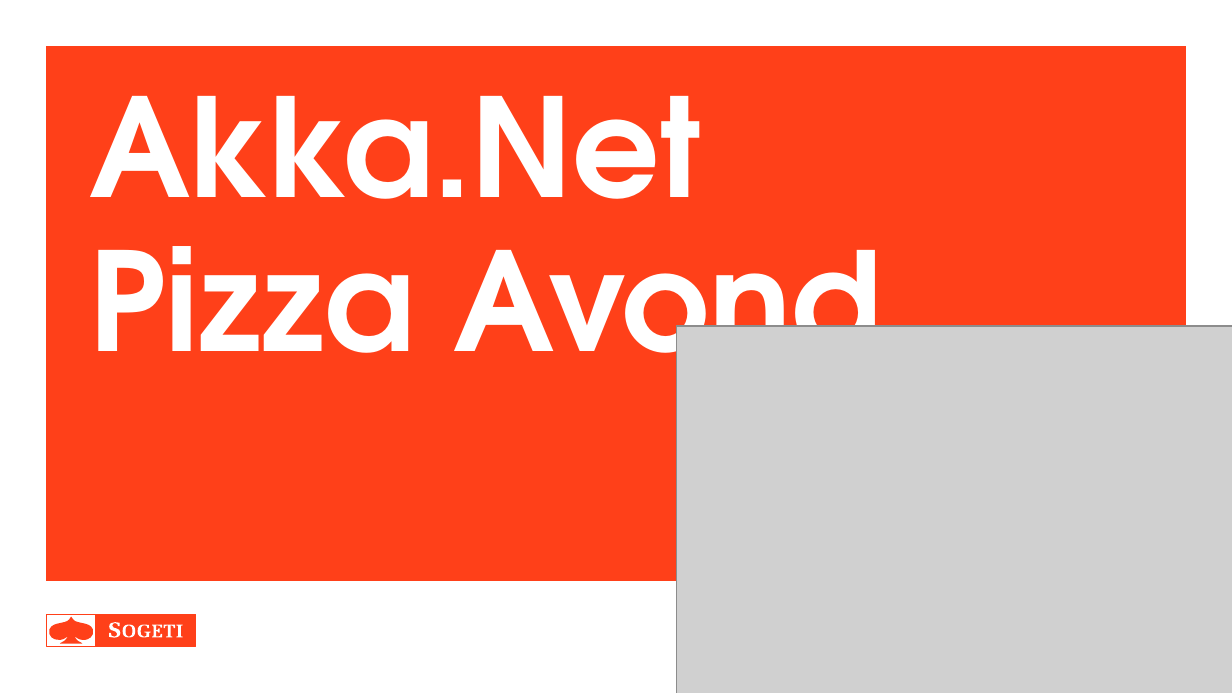
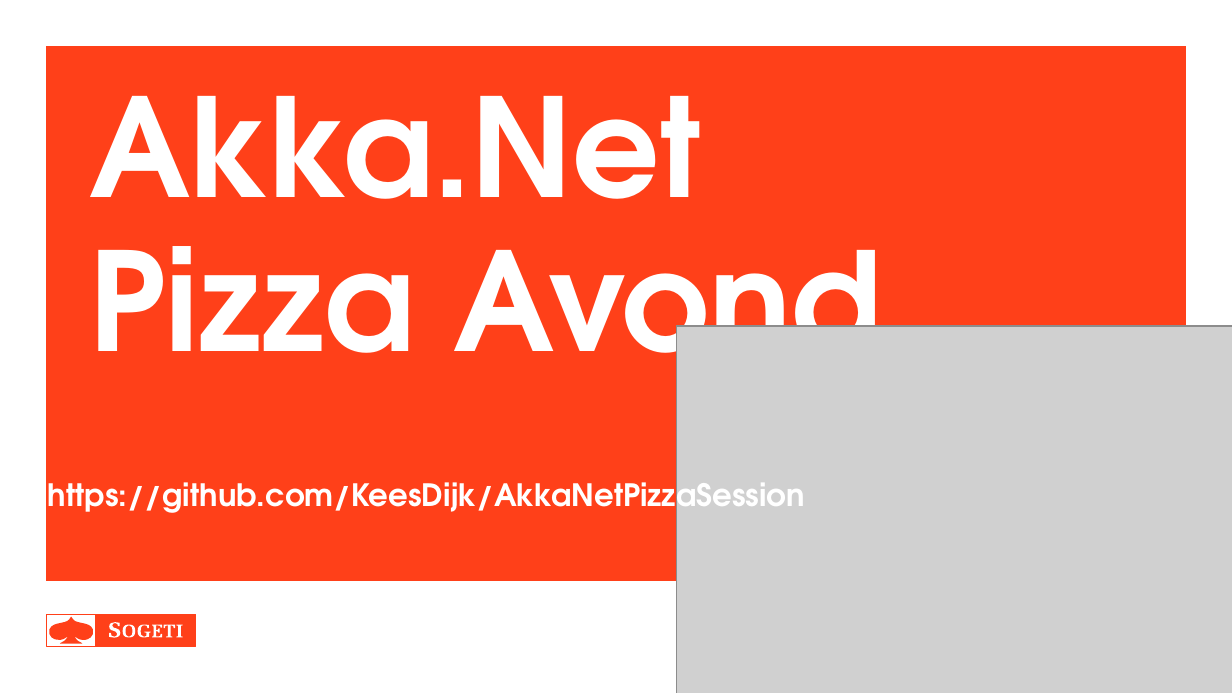
Before and after one commit to KeesDijk/AkkaNetPizzaSession, a slide deck: slide 1 of Documentation/AkkaNetPizzaAvond.pptx. Drawn at 1232x693 pixels with LibreOffice and Linux fonts; fonts in the diff are those of the drawing; grey boxes stand for pictures. Boxes give left, top, right and bottom in pixels: in the first picture for what was removed or moved away, otherwise in the second. Text is boxed around its words. In the diff, an @@ line names an element or a change of style, - is before the commit and + after.

```diff
--- a/Documentation/AkkaNetPizzaAvond.pptx
+++ b/Documentation/AkkaNetPizzaAvond.pptx
@@ text added at <box>48,473,805,520</box>, 18 pt, text #FFFFFF, bold @@
+https://github.com/KeesDijk/AkkaNetPizzaSession
```
Also in this commit, not shown: 2 other slides changed, 8 slides added, 59 other files.
